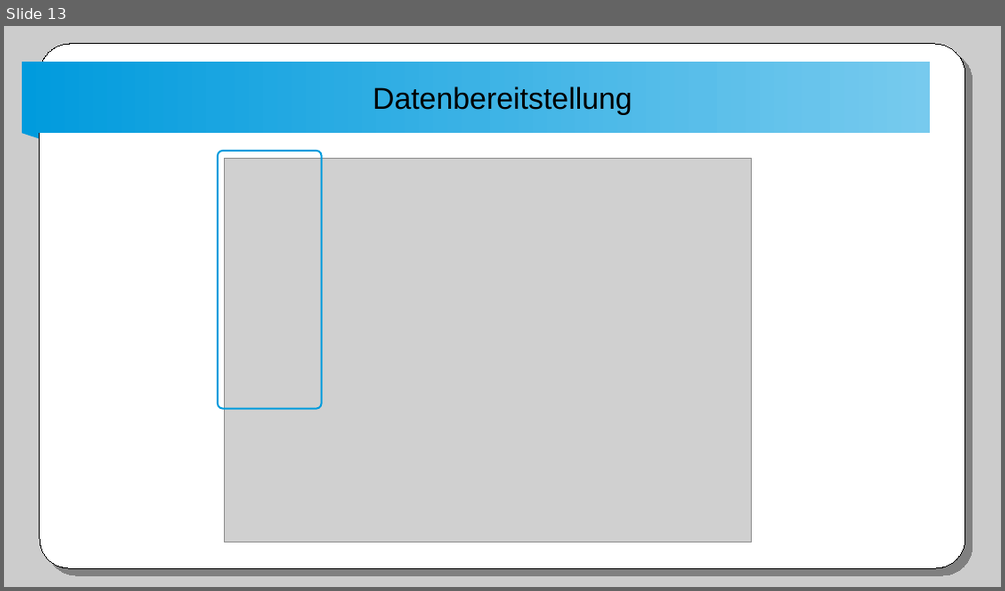
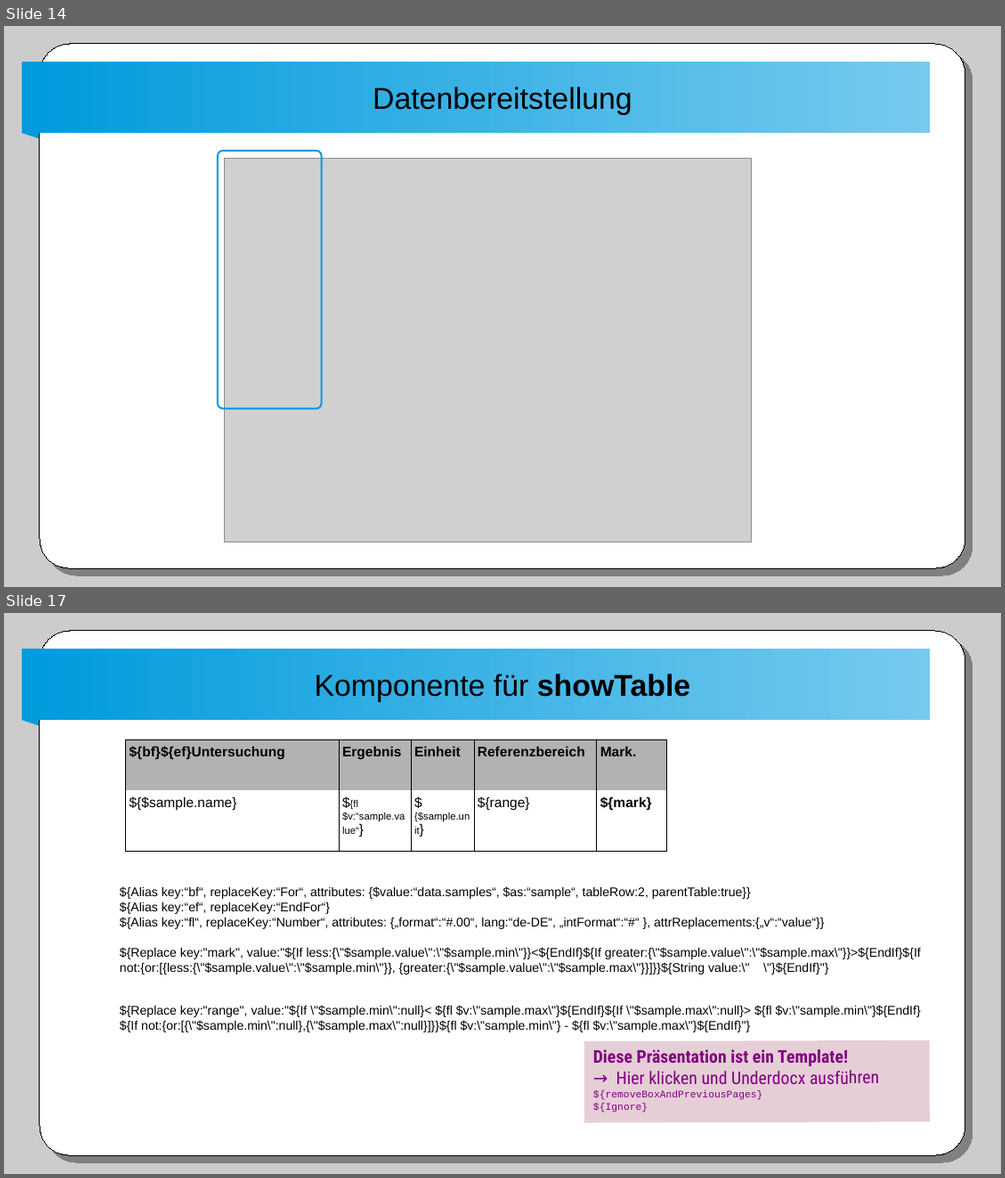
Before and after one commit to winterrifier/underdocx-examples, a slide deck: UnderdocxVortrag/presentation/initialPresentation.odp. Shown one above the other, each under a label of ours: slide 13 before the commit, slides 14 and 17 after it; the slides between them are not shown. The pictures are 1005x591 and 1005x1178 pixels, drawn with LibreOffice and Linux fonts; fonts in the diff are those of the drawing; grey boxes stand for pictures. Boxes give left, top, right and bottom in pixels: in the first picture for what was removed or moved away, otherwise in the second. Text is boxed around its words. In the diff, an @@ line names an element or a change of style, - is before the commit and + after.

```diff
--- a/UnderdocxVortrag/presentation/initialPresentation.odp
+++ b/UnderdocxVortrag/presentation/initialPresentation.odp
@@ slide 17 added at box(4, 613, 1001, 1174), background #FFFFFF; not listed: 4 template elements that a slide beside it also shows @@
@@ title added at box(315, 674, 690, 702), 24 pt, text #000000 @@
+Komponente für showTable
@@ table added at box(125, 739, 668, 902), 2 rows, 5 columns @@
+${bf}${ef}Untersuchung | Ergebnis | Einheit | Referenzbereich | Mark.
+${$sample.name} | ${fl $v:“sample.value“} | ${$sample.unit} | ${range} | ${mark}
@@ text added at box(120, 886, 921, 1032), 10 pt, text #000000 @@
+${Alias key:“bf“, replaceKey:“For“, attributes: {$value:“data.samples“, $as:“sample“, tableRow:2, parentTable:true}}
+${Alias key:“ef“, replaceKey:“EndFor“}
+${Alias key:“fl“, replaceKey:“Number“, attributes: {„format“:“#.00“, lang:“de-DE“, „intFormat“:“#“ }, attrReplacements:{„v“:“value“}}
+${Replace key:"mark", value:"${If less:{\"$sample.value\":\"$sample.min\"}}<${EndIf}${If greater:{\"$sample.value\":\"$sample.max\"}}>${EndIf}${If not:{or:[{less:{\"$sample.value\":\"$sample.min\"}}, {greater:{\"$sample.value\":\"$sample.max\"}}]}}${String value:\" \"}${EndIf}"}
+${Replace key:"range", value:"${If \"$sample.min\":null}< ${fl $v:\"sample.max\"}${EndIf}${If \"$sample.max\":null}> ${fl $v:\"sample.min\"}${EndIf}${If not:{or:[{\"$sample.min\":null},{\"$sample.max\":null}]}}${fl $v:\"sample.min\"} - ${fl $v:\"sample.max\"}${EndIf}"}
@@ rectangle added at box(584, 1040, 930, 1123), fill #E0C2CD at 80% opacity, 14 pt, text #800080 @@
+Diese Präsentation ist ein Template!
+→ Hier klicken und Underdocx ausführen
+${removeBoxAndPreviousPages}
+${Ignore}
@@ what was slide 13 is now slide 14 @@
```
Also in this commit, not shown: 2 slides changed, 3 other slides added.
